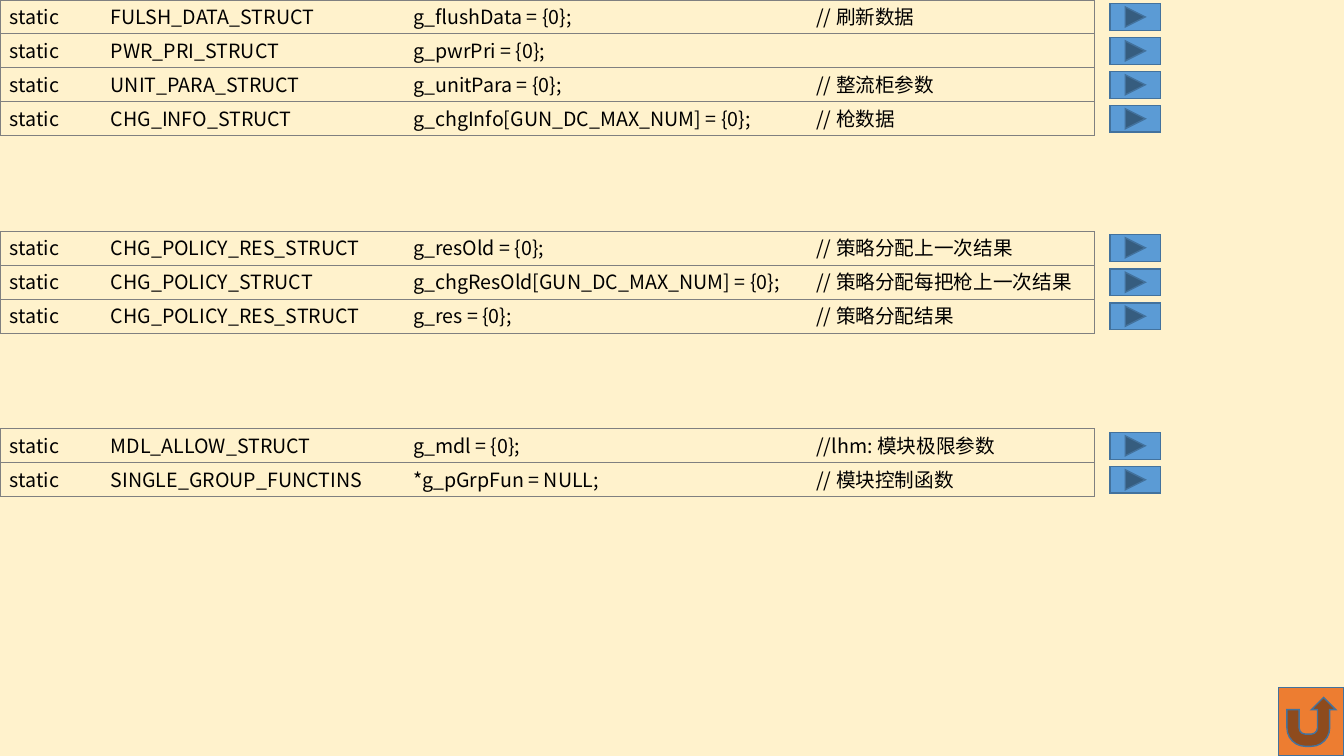
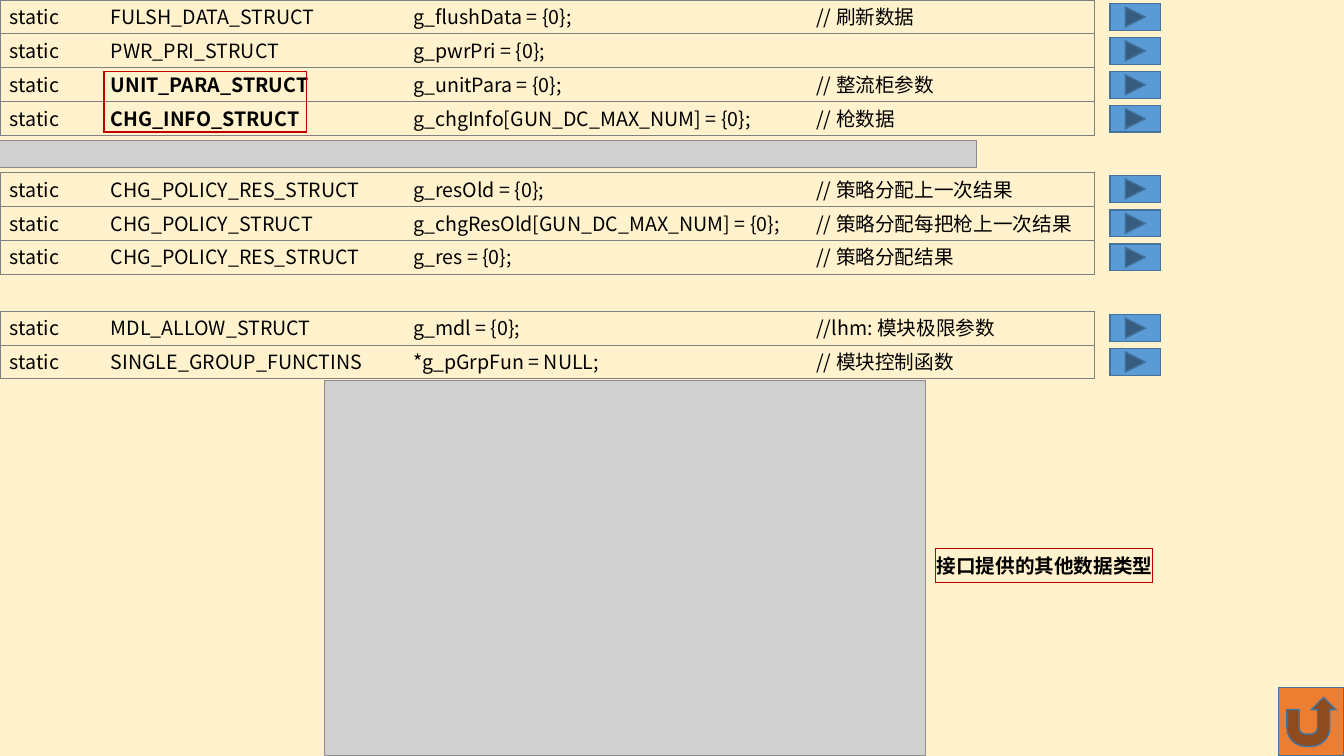
Before and after one commit to HaimanLiao/PwrCtrl_Read, a slide deck: slide 1 of pwrCtrl_Read_PPT.pptx. Drawn at 1344x756 pixels with LibreOffice and Linux fonts; fonts in the diff are those of the drawing; grey boxes stand for pictures. Boxes give left, top, right and bottom in pixels: in the first picture for what was removed or moved away, otherwise in the second. Text is boxed around its words. In the diff, an @@ line names an element or a change of style, - is before the commit and + after.

```diff
--- a/pwrCtrl_Read_PPT.pptx
+++ b/pwrCtrl_Read_PPT.pptx
@@ rectangle "static UNIT_PARA_STRUCT g_unitPara = {0}; ..." at (0, 68, 1095, 102): bold on in "UNIT_PARA_STRUCT" @@
@@ rectangle added at (104, 72, 307, 132), outline #C00000 1 pt @@
@@ rectangle "static CHG_INFO_STRUCT g_chgInfo[GUN_DC_MAX_NUM] = {0}; ..." at (0, 102, 1095, 136): bold on in "CHG_INFO_STRUCT" @@
@@ picture added at (0, 140, 977, 167) @@
@@ 3 rectangles, 3 action button forward nexts: place and size @@
-3 rectangles, 3 action button forward nexts at (0, 232, 1162, 334)
+3 rectangles, 3 action button forward nexts at (0, 172, 1162, 274)
@@ rectangle "static MDL_ALLOW_STRUCT g_mdl = {0}; ...": place and size @@
-rectangle "static MDL_ALLOW_STRUCT g_mdl = {0}; ..." at (0, 429, 1095, 463)
+rectangle "static MDL_ALLOW_STRUCT g_mdl = {0}; ..." at (0, 312, 1095, 346)
@@ 2 action button forward nexts, 1 rectangle: place and size @@
-2 action button forward nexts, 1 rectangle at (0, 433, 1162, 497)
+2 action button forward nexts, 1 rectangle at (0, 315, 1162, 379)
@@ picture added at (325, 381, 926, 756) @@
@@ rectangle added at (936, 548, 1152, 583), outline #C00000 1 pt @@
@@ text added at (937, 552, 1153, 578), 14 pt, text #000000, bold @@
+接口提供的其他数据类型
```
Also in this commit, not shown: 2 other files.
